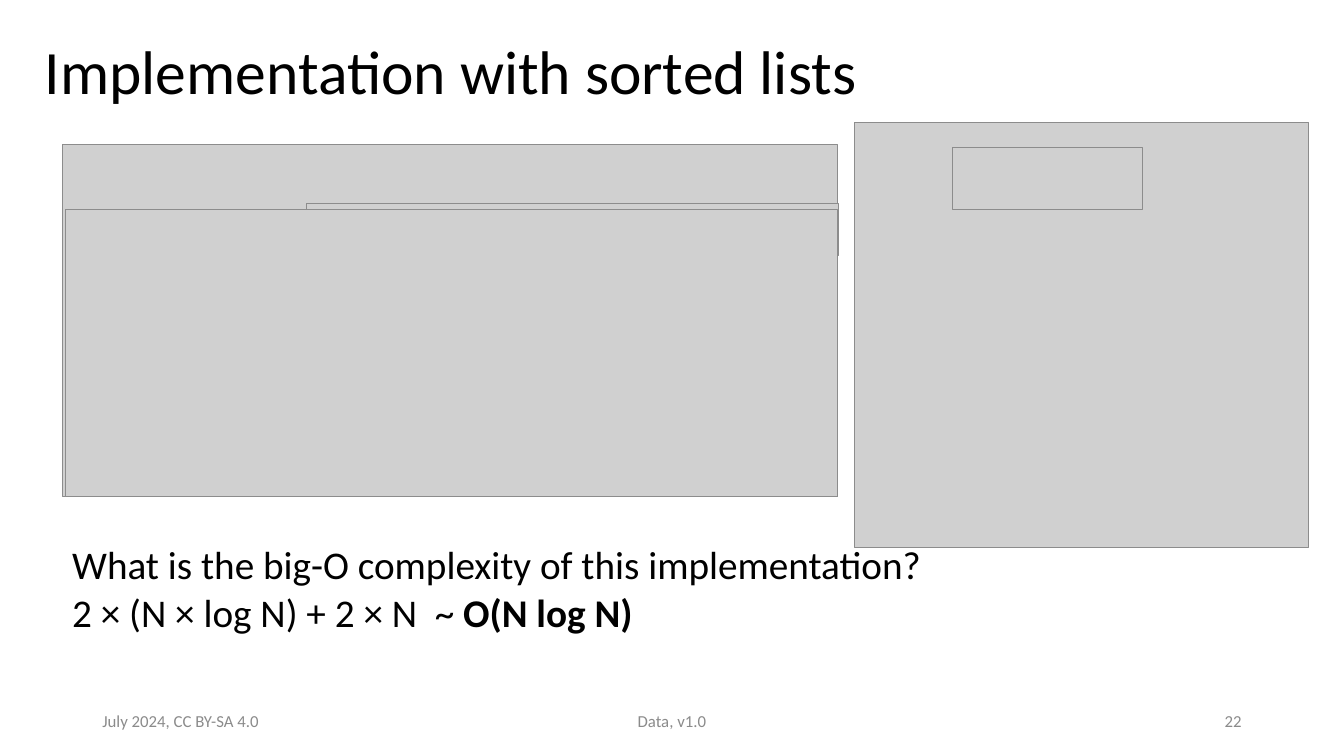
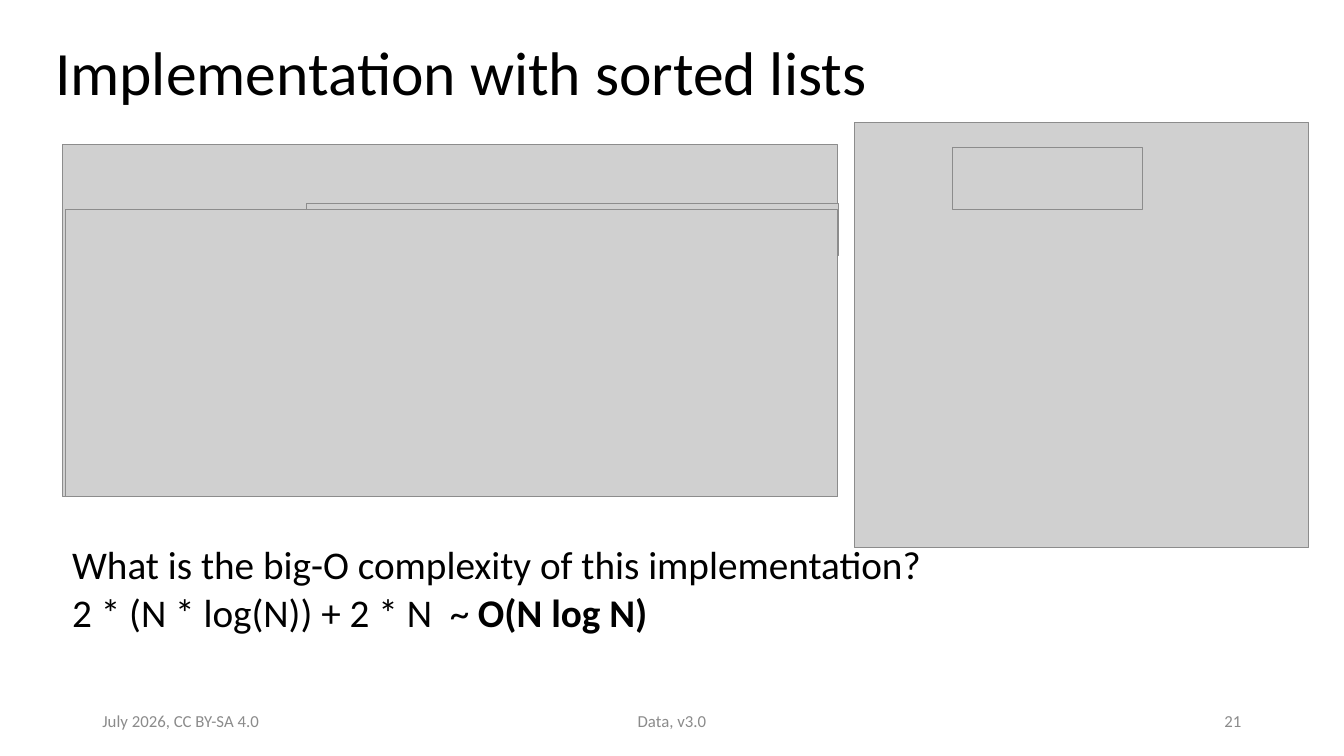
Before and after one commit to ASPP/data_class, a slide deck: slide 21 of data.pptx (slide 22 before the commit). Drawn at 1344x756 pixels with LibreOffice and Linux fonts; fonts in the diff are those of the drawing; grey boxes stand for pictures. Boxes give left, top, right and bottom in pixels: in the first picture for what was removed or moved away, otherwise in the second. Text is boxed around its words. In the diff, an @@ line names an element or a change of style, - is before the commit and + after.

Commit message:
One pass through the data slides

```diff
--- a/data.pptx
+++ b/data.pptx
@@ title "Implementation with sorted lists": place and size @@
-title "Implementation with sorted lists" at box(45, 51, 856, 104)
+title "Implementation with sorted lists" at box(55, 52, 866, 105)
@@ text at box(72, 598, 647, 634): text changed @@
-2 × (N × log N) + 2 × N ~ O(N log N)
+2 * (N * log(N)) + 2 * N ~ O(N log N)
@@ text at box(102, 715, 259, 730): text changed; text colour #8B8B8B to #8C8C8C @@
-July 2024, CC BY-SA 4.0
+July 2026, CC BY-SA 4.0
@@ text at box(638, 716, 706, 729): text changed; text colour #8B8B8B to #8C8C8C @@
-Data, v1.0
+Data, v3.0
@@ page number at box(1224, 716, 1241, 727): text changed; text colour #8B8B8B to #8C8C8C @@
-22
+21
```
Also in this commit, not shown: 30 other slides changed, 1 slide added, 2 slides removed.
